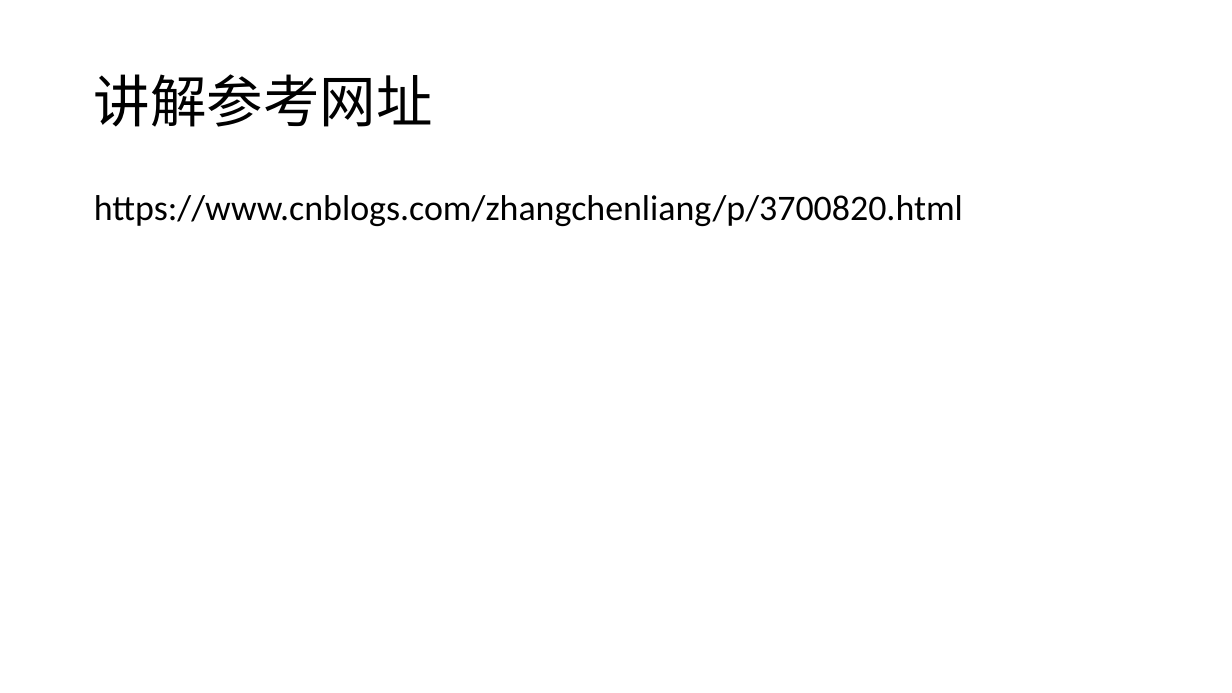
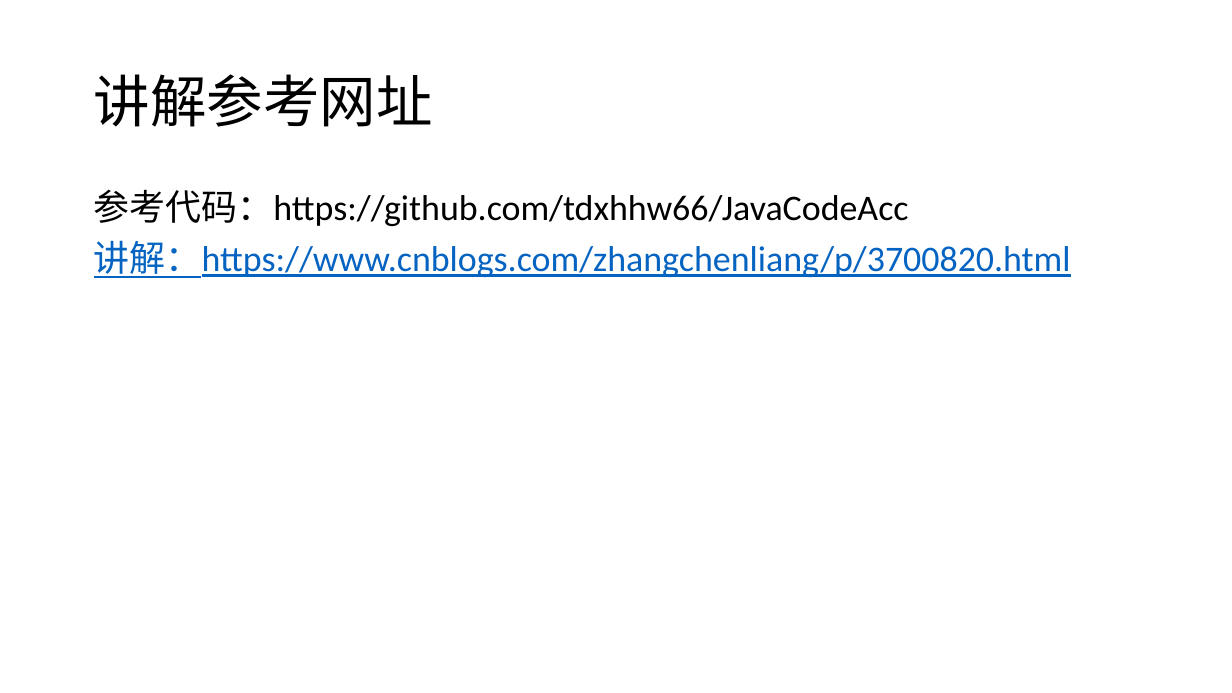
Before and after one commit to tdxhhw66/JavaCodeAcc, a slide deck: slide 12 of 设计模式1.pptx. Drawn at 1232x693 pixels with LibreOffice and Linux fonts; fonts in the diff are those of the drawing. Boxes give left, top, right and bottom in pixels: in the first picture for what was removed or moved away, otherwise in the second. Text is boxed around its words. In the diff, an @@ line names an element or a change of style, - is before the commit and + after.

Commit message:
修改ppt

```diff
--- a/设计模式1.pptx
+++ b/设计模式1.pptx
@@ text at bbox=[94, 189, 1071, 278]: text changed; text colour #000000 to #0563C1 @@
-https://www.cnblogs.com/zhangchenliang/p/3700820.html
+参考代码：https://github.com/tdxhhw66/JavaCodeAcc
+讲解：https://www.cnblogs.com/zhangchenliang/p/3700820.html
```
